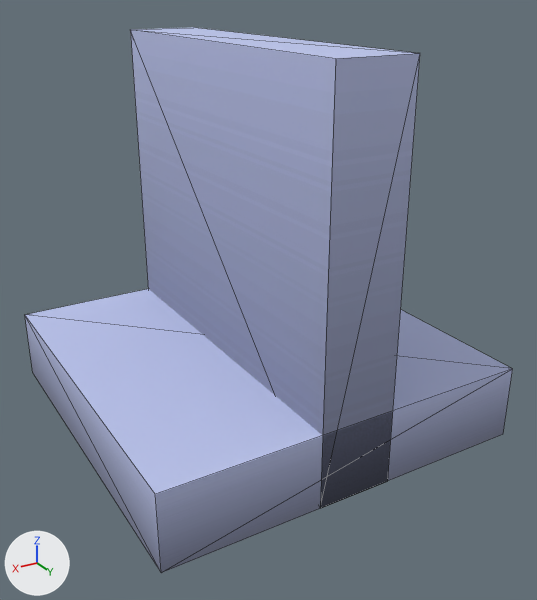
The glTF model map/assets/models/wall.glb as it was, and as the next commit left it.
Before and after are seen from a 50 mm camera at (0.925, 1.641, 1.129) aimed at (-0.011, 0.082, 0.349). Lighting does not change. The marker at lower left points along +X, +Y and +Z. The first picture is the older version. Mesh edges are drawn as thin lines. Vertices at exactly the same position are counted once.

In view in the first picture: 'wall'.
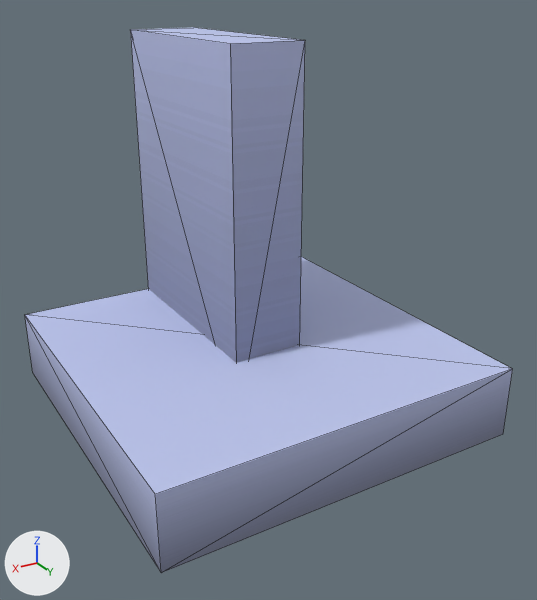
The edits, one by one:
me_wall_004 has 16 vertices, 24 faces and spans x -0.5..0.5, y -0.5..0.5, z 0.0..1.0.
me_wall_004 is used by ob_wall; location (0.0, 0.0, 0.0).
Part 1, on me_wall_004:
4 vertices are removed from x -0.1..0.1, y 0.5, z 0.0..1.0.
10 faces are deleted.
4 vertices are added at (0.1, 0.1, 1.0), (0.1, 0.1, 0.0), (-0.1, 0.1, 0.0), (-0.1, 0.1, 1.0).
10 new faces join them, mat_colormap_007 (picture img_colormap).

What differs and where, as boxes [x1, y1, x2, y2] in the pictures (537 x 600 px; the box of a moved part takes in the faces that stretch with it):
part 1 of me_wall_004, moved or reshaped
    before: [131, 27, 420, 508]
    after: [131, 27, 305, 363]
